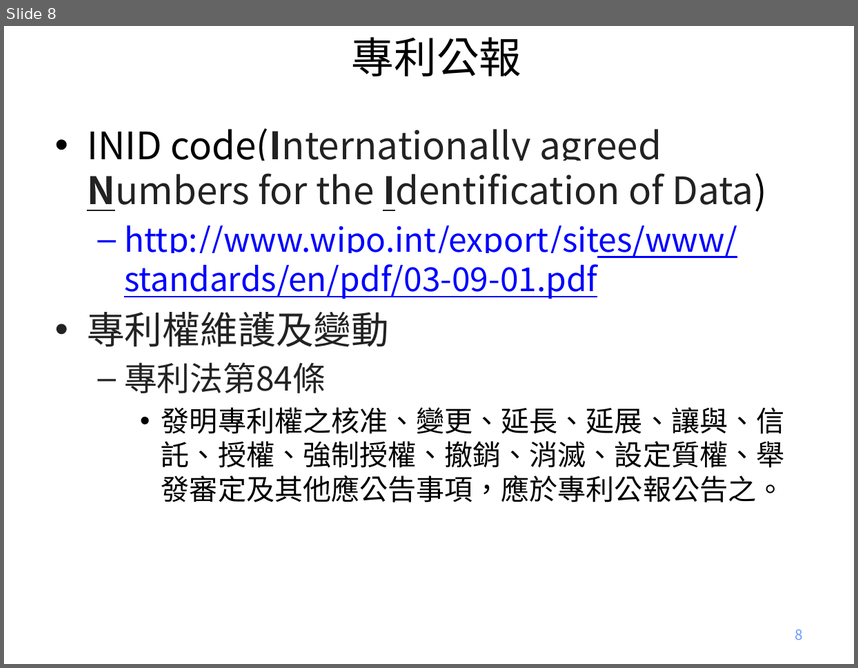
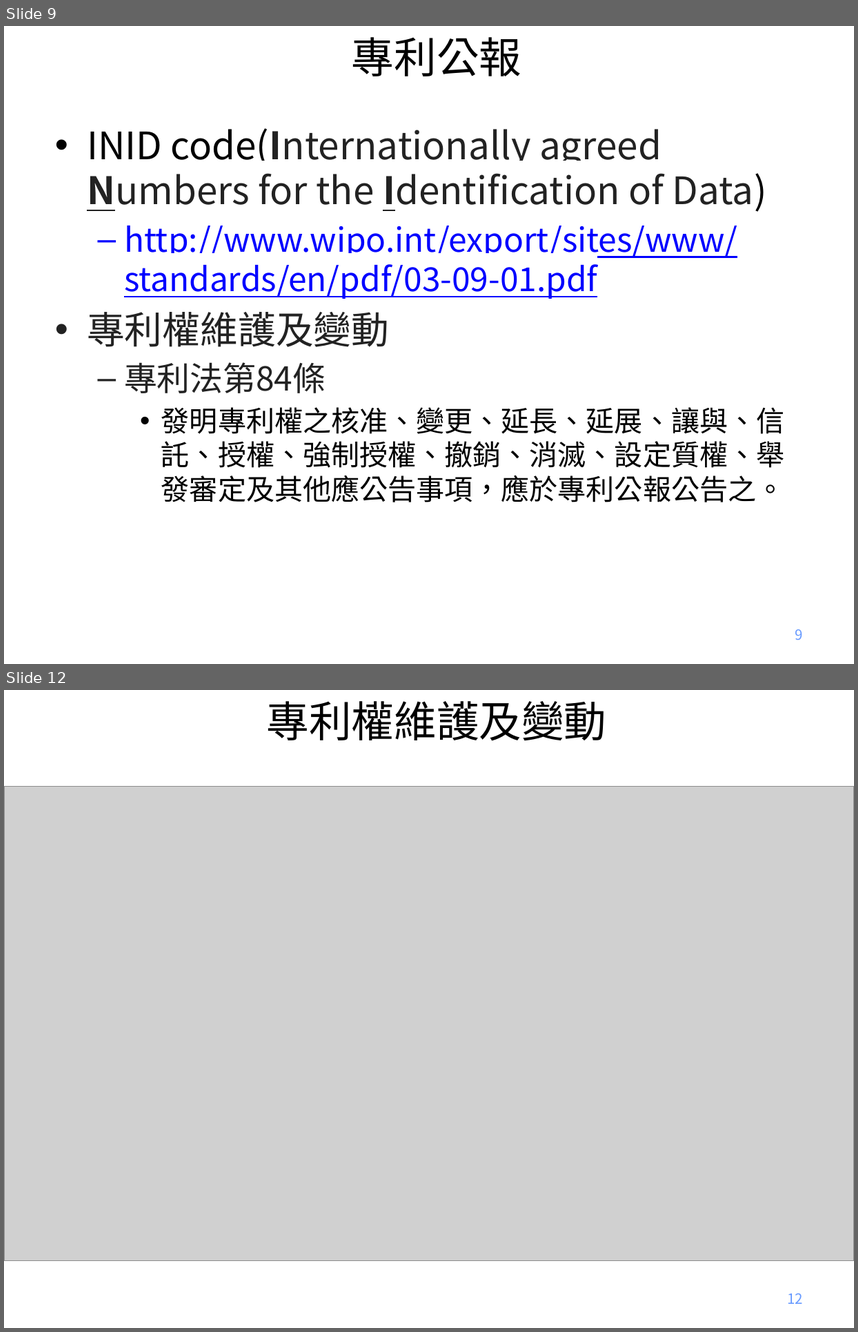
Before and after one commit to cjs930/Software-patents, a slide deck: 專利閱讀.pptx. Shown one above the other, each under a label of ours: slide 8 before the commit, slides 9 and 12 after it; the slides between them are not shown. The pictures are 858x668 and 858x1332 pixels, drawn with LibreOffice and Linux fonts; fonts in the diff are those of the drawing; grey boxes stand for pictures; background and template pictures are left out. Boxes give left, top, right and bottom in pixels: in the first picture for what was removed or moved away, otherwise in the second. Text is boxed around its words. In the diff, an @@ line names an element or a change of style, - is before the commit and + after.

```diff
--- a/專利閱讀.pptx
+++ b/專利閱讀.pptx
@@ slide 12 added at (x1=4, y1=690, x2=854, y2=1328), background #FFFFFF @@
@@ title added at (x1=267, y1=701, x2=607, y2=741), 36 pt, text #000000 @@
+專利權維護及變動
@@ picture added at (x1=4, y1=786, x2=854, y2=1261) @@
@@ page number added at (x1=787, y1=1293, x2=803, y2=1303), 12 pt, text #6699FF @@
+12
@@ what was slide 8 is now slide 9 @@
@@ page number at (x1=795, y1=629, x2=803, y2=639): text changed @@
-8
+9
```
Also in this commit, not shown: 1 slide changed, 4 other slides added, 1 other file.
